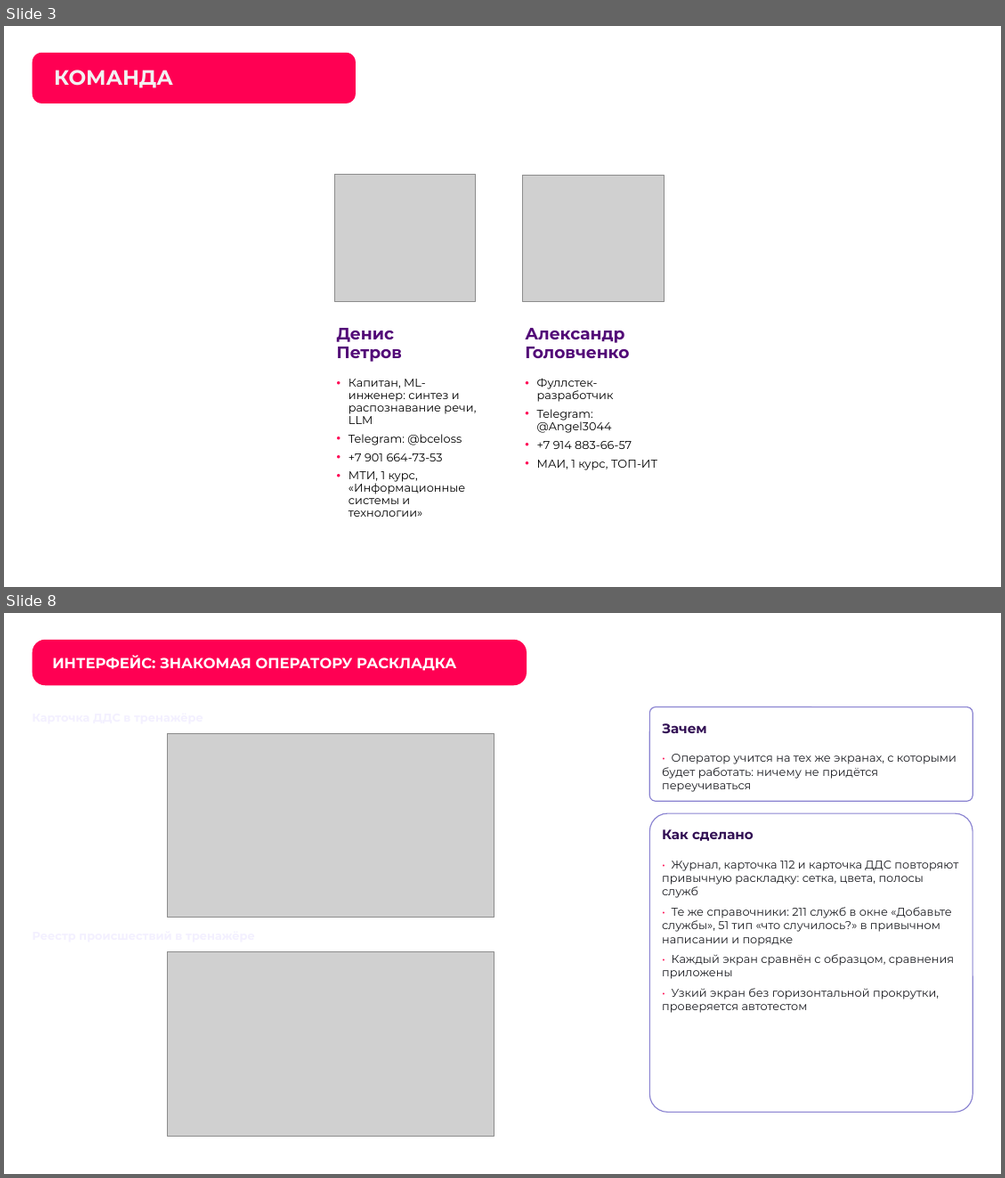
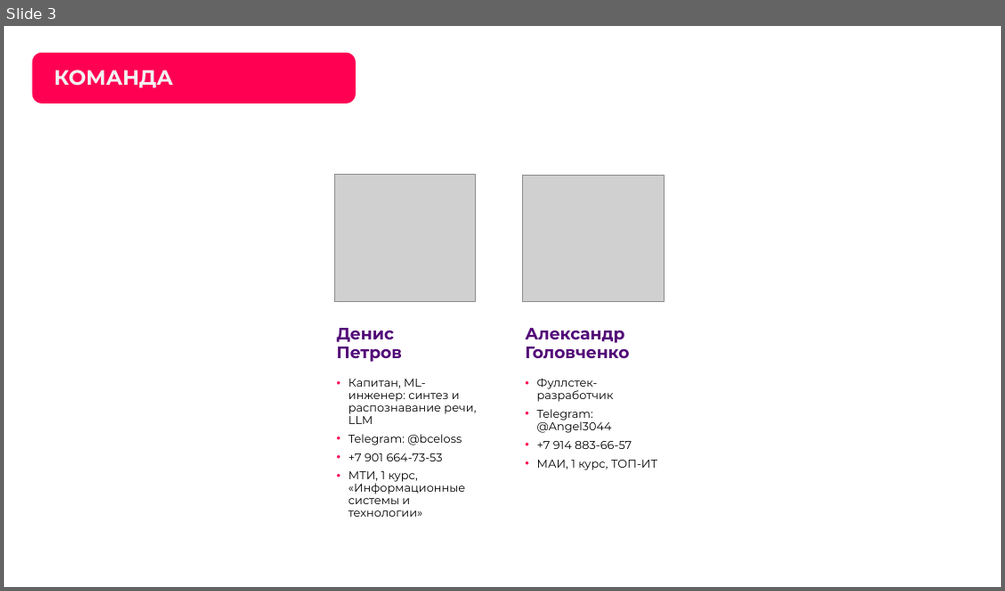
Before and after one commit to Den4ikAI/arm112-trainer_final, a slide deck: docs/презентация.pptx. Shown one above the other, each under a label of ours: slides 3 and 8 before the commit, slide 3 after it; the slides between them are not shown. The pictures are 1005x1178 and 1005x591 pixels, drawn with LibreOffice and Linux fonts; fonts in the diff are those of the drawing; grey boxes stand for pictures; background and template pictures are left out. Boxes give left, top, right and bottom in pixels: in the first picture for what was removed or moved away, otherwise in the second. Text is boxed around its words. In the diff, an @@ line names an element or a change of style, - is before the commit and + after.

Commit message:
Презентация финала: тренажёр диспетчера ДДС — 17 слайдов, обязательный блок шаблона

```diff
--- a/docs/презентация.pptx
+++ b/docs/презентация.pptx
@@ slide 8 removed at (4,613,1001,1174), background picture (left out) @@
@@ rounded rectangle removed at (32,639,526,685) @@
-ИНТЕРФЕЙС: ЗНАКОМАЯ ОПЕРАТОРУ РАСКЛАДКА
@@ rounded rectangle removed at (650,707,973,802) @@
@@ picture removed at (167,733,494,917) @@
@@ text removed at (662,723,707,733) @@
-Зачем
@@ text removed at (662,754,956,792) @@
-• Оператор учится на тех же экранах, с которыми будет работать: ничему не придётся переучиваться
@@ rounded rectangle removed at (650,813,973,1111) @@
@@ text removed at (662,829,753,841) @@
-Как сделано
@@ text removed at (662,860,958,1013) @@
-• Журнал, карточка 112 и карточка ДДС повторяют привычную раскладку: сетка, цвета, полосы служб
-• Те же справочники: 211 служб в окне «Добавьте службы», 51 тип «что случилось?» в привычном написании и порядке
-• Каждый экран сравнён с образцом, сравнения приложены
-• Узкий экран без горизонтальной прокрутки, проверяется автотестом
@@ text removed at (809,860,891,916) @@
-Карточка ДДС в тренажёре
@@ text removed at (860,923,867,929) @@
-Реестр происшествий в тренажёре
@@ picture removed at (167,952,494,1135) @@
```
Also in this commit, not shown: 5 slides changed, 11 slides added, 20 other slides removed, 15 other files.
